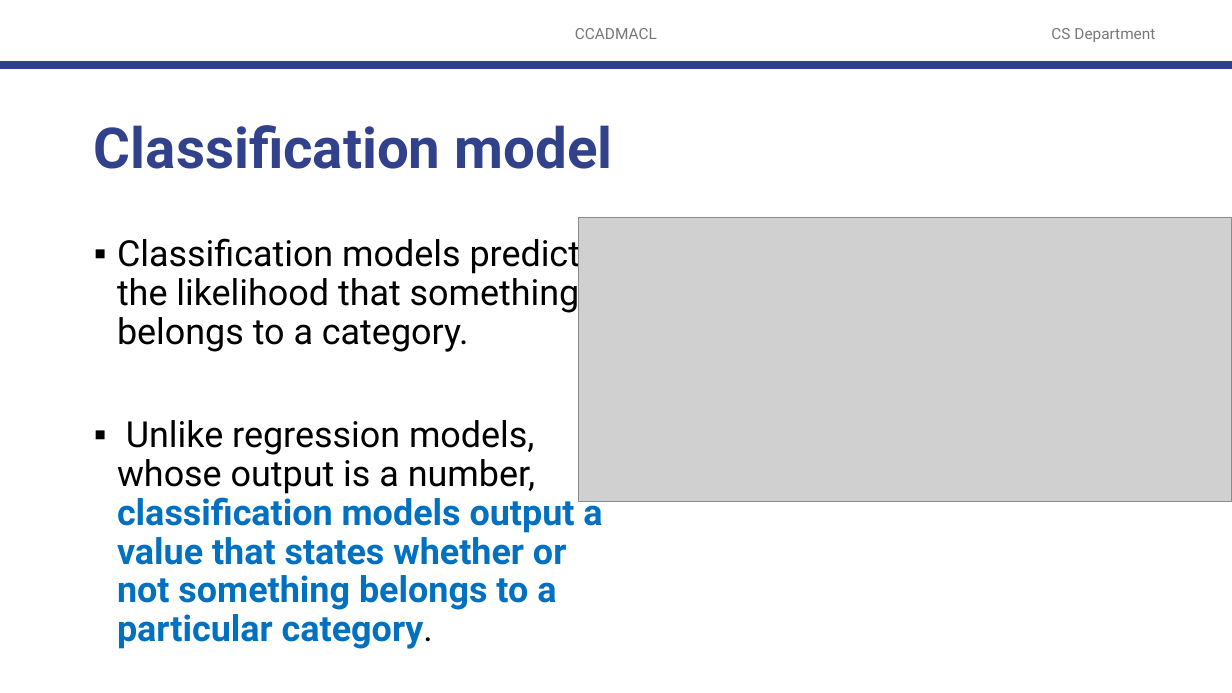
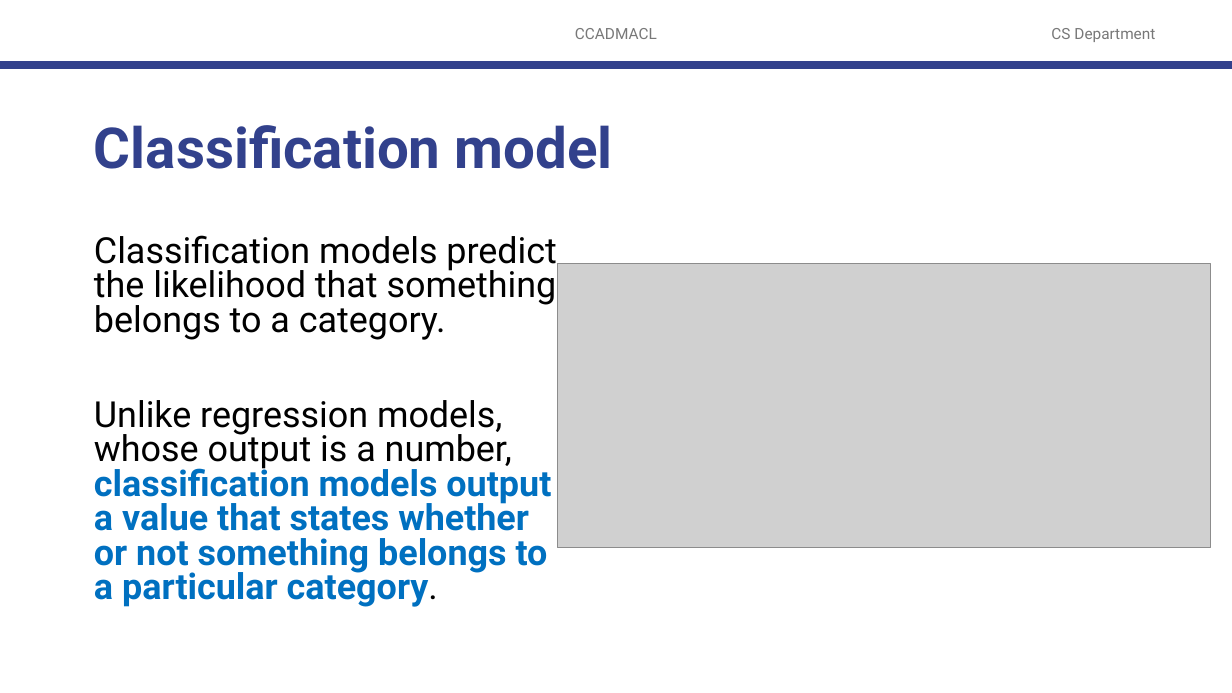
Before and after one commit to robitussin/CCADMACL, a slide deck: slide 8 of 1 - Generative vs Discriminative Models/Review on Machine Learning Concepts.pptx. Drawn at 1232x693 pixels with LibreOffice and Linux fonts; fonts in the diff are those of the drawing; grey boxes stand for pictures; background and template pictures are left out. Boxes give left, top, right and bottom in pixels: in the first picture for what was removed or moved away, otherwise in the second. Text is boxed around its words. In the diff, an @@ line names an element or a change of style, - is before the commit and + after.

```diff
--- a/1 - Generative vs Discriminative Models/Review on Machine Learning Concepts.pptx
+++ b/1 - Generative vs Discriminative Models/Review on Machine Learning Concepts.pptx
@@ text "Classification models predict the likelihood ..." at (94, 235, 557, 607): bullet ▪ to none; line spacing 0.9 to 0.8 @@
@@ picture: place and size @@
-picture at (579, 217, 1232, 501)
+picture at (557, 263, 1211, 547)
```
Also in this commit, not shown: 10 other slides changed.
